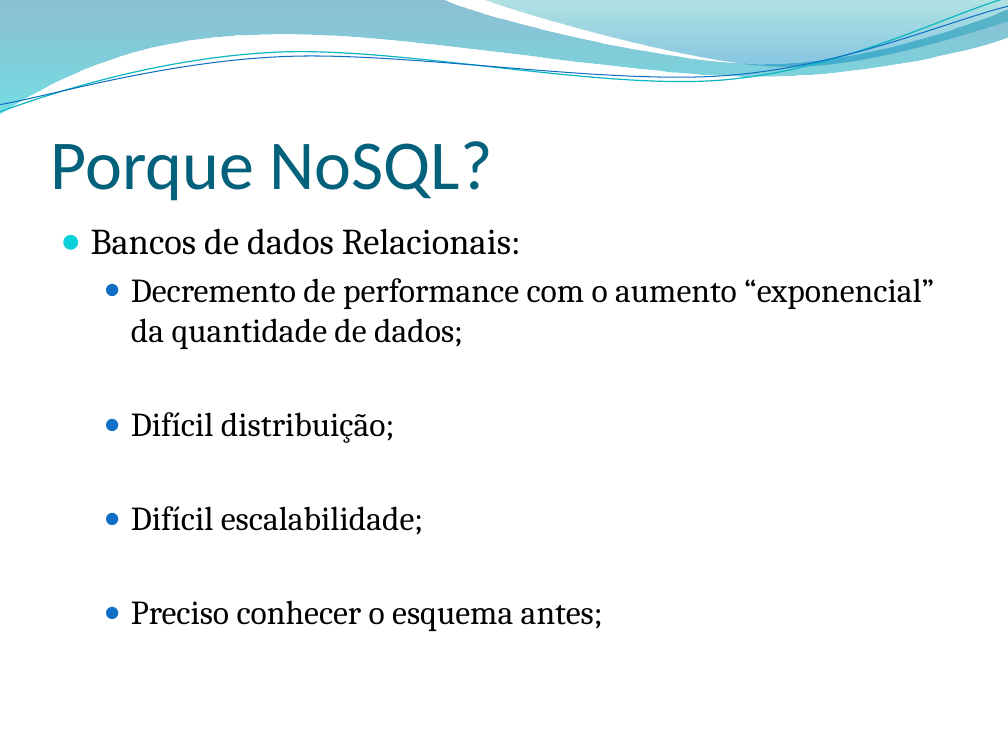
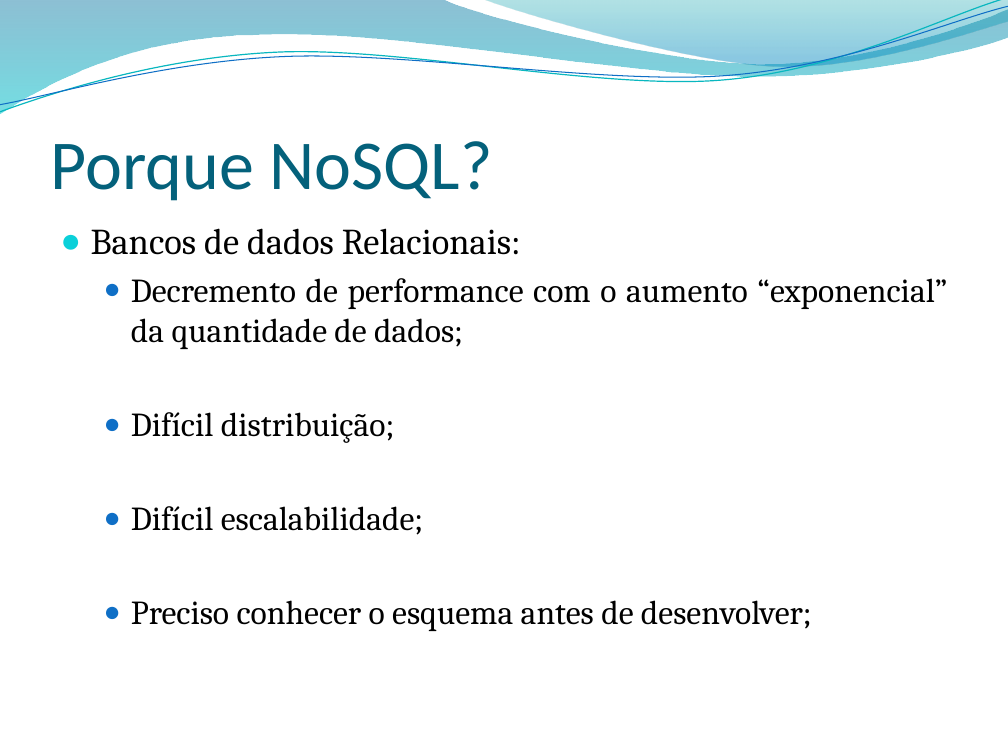
Before and after one commit to leonardopordeus/BD, a slide deck: slide 6 of Aula04.pptx. Drawn at 1008x756 pixels with LibreOffice and Linux fonts; fonts in the diff are those of the drawing; background and template pictures are left out. Boxes give left, top, right and bottom in pixels: in the first picture for what was removed or moved away, otherwise in the second. Text is boxed around its words. In the diff, an @@ line names an element or a change of style, - is before the commit and + after.

```diff
--- a/Aula04.pptx
+++ b/Aula04.pptx
@@ text at [91, 228, 947, 535]: alignment left to justified @@
@@ text at [131, 600, 812, 631]: text changed @@
-  ● Preciso conhecer o esquema antes;
+  ● Preciso conhecer o esquema antes de desenvolver;
```
Also in this commit, not shown: 1 other slide changed.
